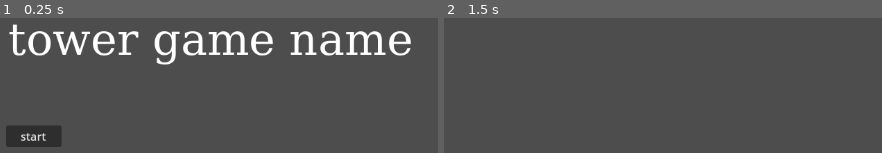
Above: before the commit, frames 1-2 (left to right).
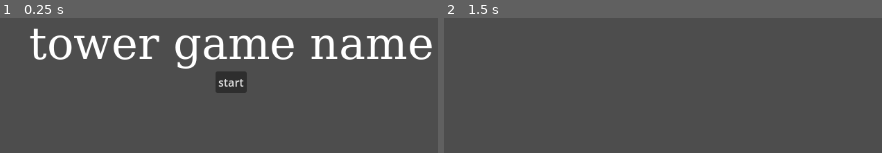
Above: after the commit, the same moments.

Repository: ender-titan1/GWJ-73
Game: Godot game, scene res://scenes/Menu.tscn
The game is run twice, just before and just after one commit, with the same random seed, the same clock (stepped at 60 frames per second) and the same inputs. Before the commit the project starts from res://Menu.tscn.
Inputs:
- Up to frame 1 (0.25 s): no input
- Up to frame 2 (1.5 s): click "start" at 0.5 s; tap Enter at 1.25 s

The runs differ from the first frame. In frame 1, 15% of the frame differs, in the area x 1-99%, y 4-96%; in frame 2, nothing differs.

Commit message:
Code cleanup

Diff:
--- a/project.godot
+++ b/project.godot
@@ -11,7 +11,7 @@
 [application]
 
 config/name="Gwj 73"
-run/main_scene="res://Menu.tscn"
+run/main_scene="res://scenes/Menu.tscn"
 config/features=PackedStringArray("4.2", "GL Compatibility")
 config/icon="res://icon.svg"
 
--- a/Menu.tscn
+++ b/scenes/Menu.tscn
@@ -1,6 +1,6 @@
 [gd_scene load_steps=4 format=3 uid="uid://bl3o7g0lidej5"]
 
-[ext_resource type="Script" path="res://scr/Menu_scr.gd" id="1_8ehy7"]
+[ext_resource type="Script" path="res://src/menu.gd" id="1_lxlvl"]
 
 [sub_resource type="FontFile" id="FontFile_37y7c"]
 cache/0/16/0/ascent = 0.0
@@ -29,25 +29,28 @@
 anchor_bottom = 1.0
 grow_horizontal = 2
 grow_vertical = 2
-script = ExtResource("1_8ehy7")
+size_flags_horizontal = 3
+script = ExtResource("1_lxlvl")
 
-[node name="Label" type="Label" parent="."]
-layout_mode = 0
-offset_left = 221.0
-offset_right = 870.0
-offset_bottom = 75.0
+[node name="VBoxContainer" type="VBoxContainer" parent="."]
+layout_mode = 1
+anchors_preset = 10
+anchor_right = 1.0
+offset_bottom = 122.0
+grow_horizontal = 2
+alignment = 1
+
+[node name="Label" type="Label" parent="VBoxContainer"]
+layout_mode = 2
 text = "tower game name"
 label_settings = SubResource("LabelSettings_ag07m")
 horizontal_alignment = 1
 vertical_alignment = 1
 
-[node name="Button" type="Button" parent="."]
-layout_mode = 0
-offset_left = 251.0
-offset_top = 158.0
-offset_right = 331.0
-offset_bottom = 185.0
+[node name="Button" type="Button" parent="VBoxContainer"]
+layout_mode = 2
+size_flags_horizontal = 4
 text = "start
 "
 
-[connection signal="pressed" from="Button" to="." method="_on_button_pressed"]
+[connection signal="pressed" from="VBoxContainer/Button" to="." method="on_start_button_pressed"]
--- a/scr/Menu_scr.gd
+++ /dev/null
@@ -1,5 +0,0 @@
-extends Control
-
-
-func _on_button_pressed():
-	get_tree().change_scene_to_file("res://start.tscn")
--- /dev/null
+++ b/src/menu.gd
@@ -0,0 +1,4 @@
+extends Control
+
+func on_start_button_pressed():
+	get_tree().change_scene_to_file("res://scenes/Start.tscn")
Renamed: start.tscn -> scenes/Start.tscn
